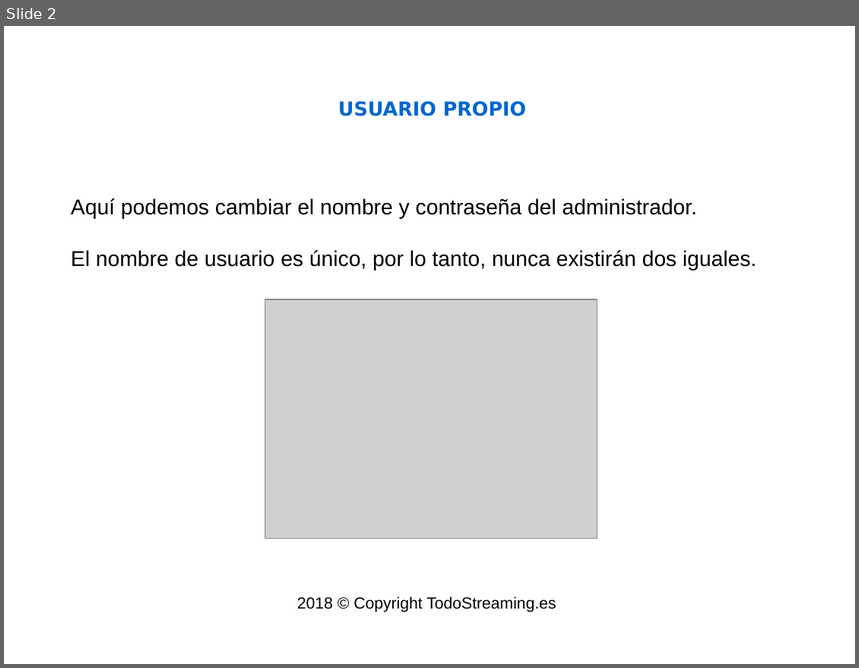
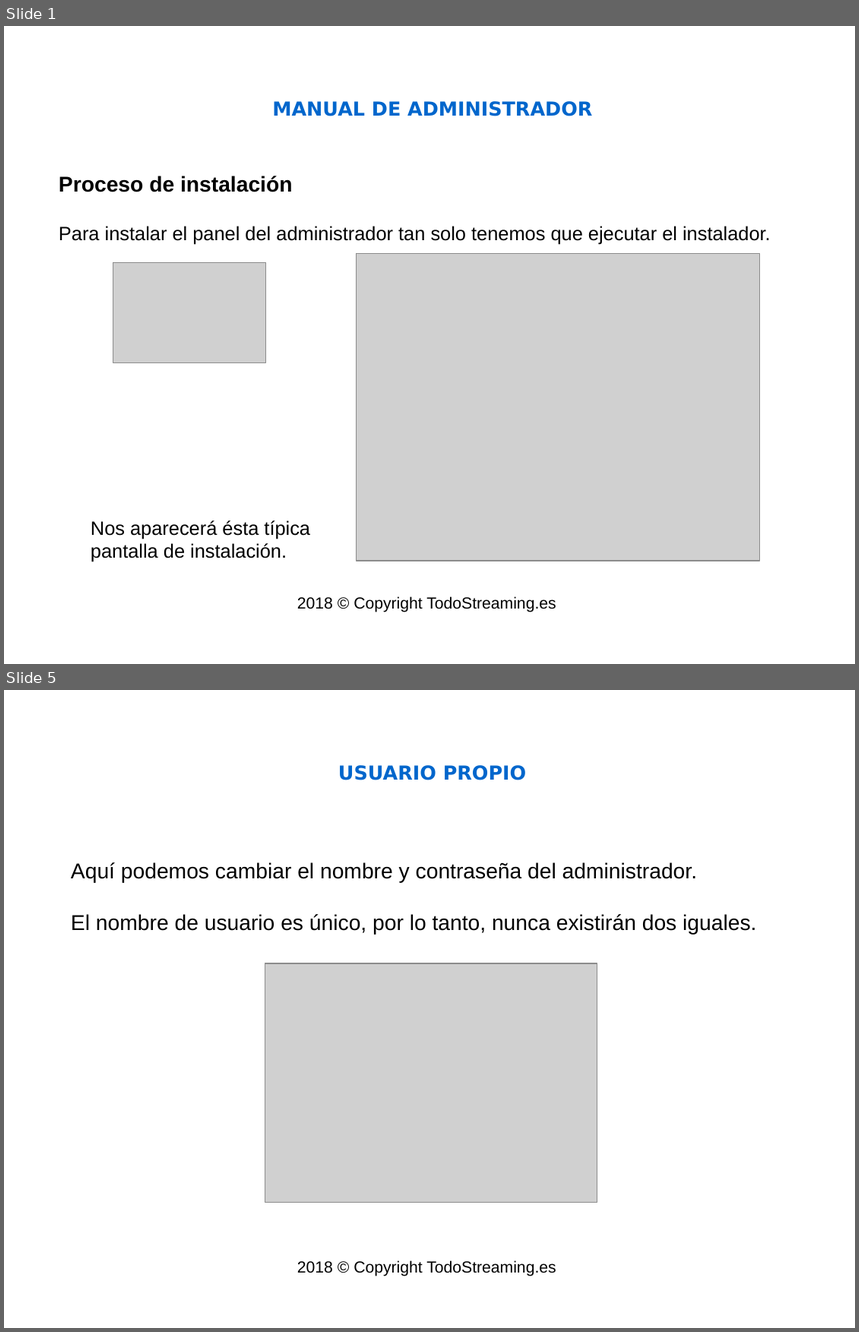
Before and after one commit to isaacml/instore, a slide deck: docs/Manual Administrador.odp. Shown one above the other, each under a label of ours: slide 2 before the commit, slides 1 and 5 after it; the slides between them are not shown. The pictures are 859x668 and 859x1332 pixels, drawn with LibreOffice and Linux fonts; fonts in the diff are those of the drawing; grey boxes stand for pictures; background and template pictures are left out. Boxes give left, top, right and bottom in pixels: in the first picture for what was removed or moved away, otherwise in the second. Text is boxed around its words. In the diff, an @@ line names an element or a change of style, - is before the commit and + after.

Commit message:
Actualizaciones: manuales y software

```diff
--- a/docs/Manual Administrador.odp
+++ b/docs/Manual Administrador.odp
@@ slide 1 added at [4, 26, 855, 664], background picture (left out) @@
@@ title added at [272, 101, 592, 116], 18 pt, text #0066CC, bold @@
+MANUAL DE ADMINISTRADOR
@@ subtitle added at [59, 176, 771, 245], 18 pt, text #000000 @@
+Proceso de instalación
+Para instalar el panel del administrador tan solo tenemos que ejecutar el instalador.
@@ picture added at [113, 263, 267, 363] @@
@@ picture added at [357, 254, 760, 561] @@
@@ text added at [91, 521, 310, 563], 18 pt, text #000000 @@
+Nos aparecerá ésta típica pantalla de instalación.
@@ text added at [297, 597, 556, 613], 15 pt, text #000000 @@
+2018 © Copyright TodoStreaming.es
@@ what was slide 2 is now slide 5 @@
```
Also in this commit, not shown: 1 slide changed, 2 other slides added, 18 other files.
